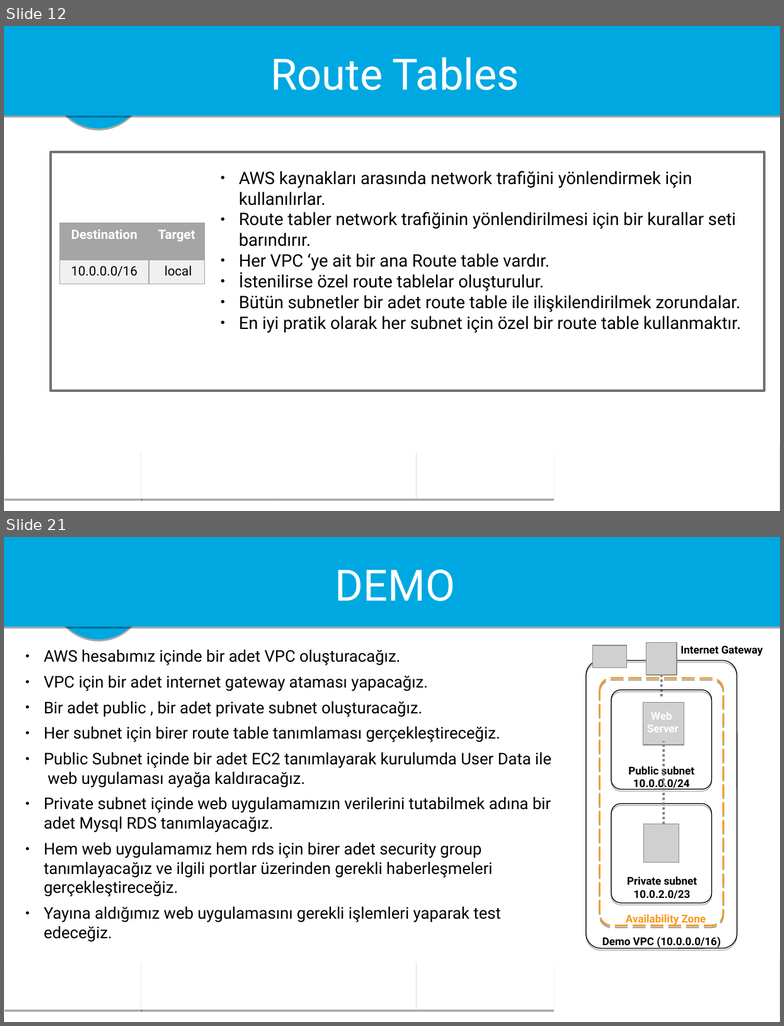
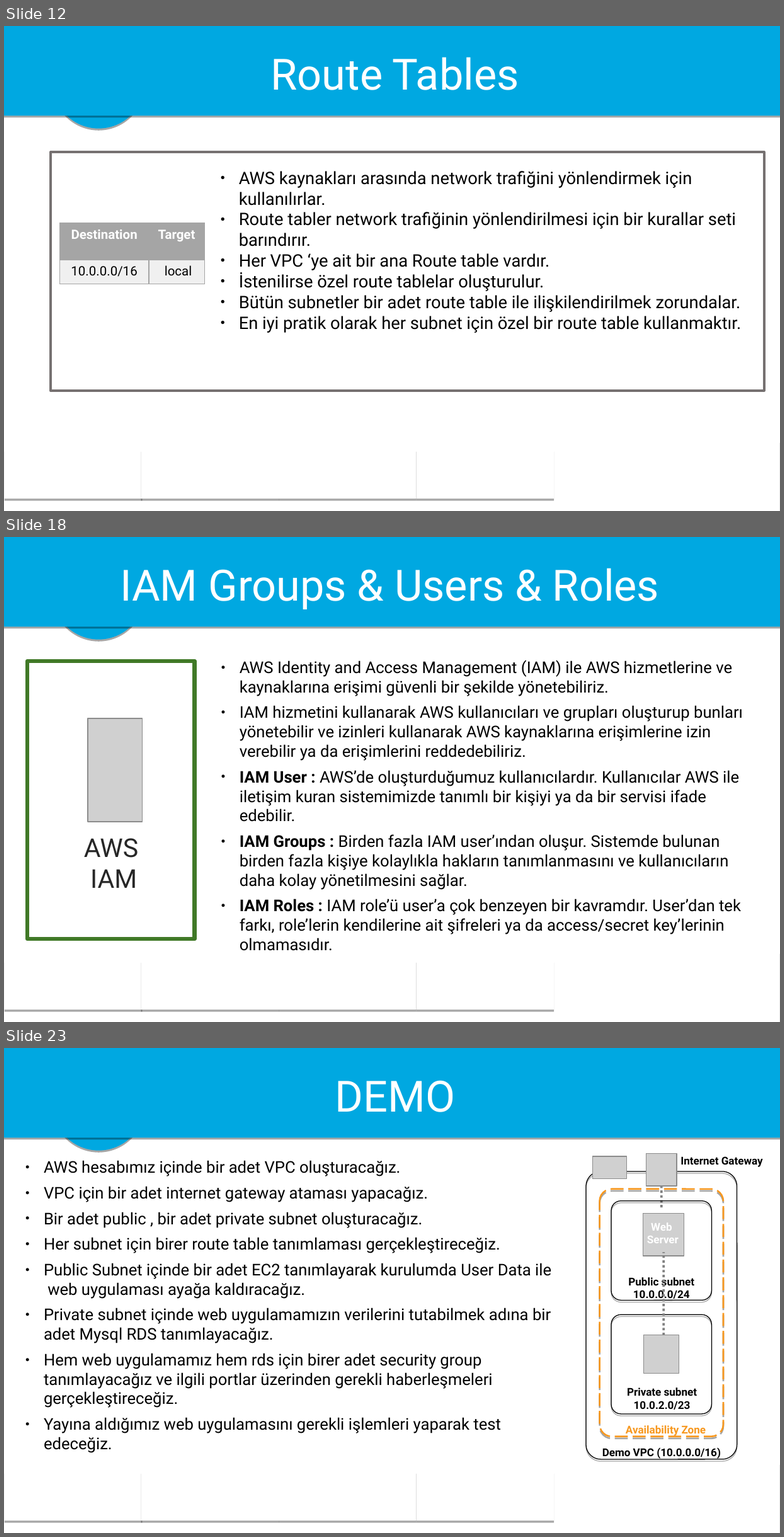
Before and after one commit to naimalpermuhacir/aws-webinar-presentation, a slide deck: creating-a-vpc-and-deploying-a-web-application/creating-a-vpc-and-deploying-a-web-application.pptx. Shown one above the other, each under a label of ours: slides 12 and 21 before the commit, slides 12, 18 and 23 after it; the slides between them are not shown. The pictures are 784x1026 and 784x1537 pixels, drawn with LibreOffice and Linux fonts; fonts in the diff are those of the drawing; grey boxes stand for pictures; background and template pictures are left out. Boxes give left, top, right and bottom in pixels: in the first picture for what was removed or moved away, otherwise in the second. Text is boxed around its words. In the diff, an @@ line names an element or a change of style, - is before the commit and + after.

Commit message:
user data for EC2 added

```diff
--- a/creating-a-vpc-and-deploying-a-web-application/creating-a-vpc-and-deploying-a-web-application.pptx
+++ b/creating-a-vpc-and-deploying-a-web-application/creating-a-vpc-and-deploying-a-web-application.pptx
@@ slide 18 added at box(4, 537, 780, 1022), background #FFFFFF; not listed: 8 template elements that a slide beside it also shows @@
@@ text added at box(120, 568, 659, 609), 40 pt, text #FFFFFF @@
+IAM Groups & Users & Roles
@@ rectangle added at box(27, 661, 195, 939), outline #407927 4 pt @@
@@ text added at box(240, 660, 743, 951), 15 pt, text #000000 @@
+● AWS Identity and Access Management (IAM) ile AWS hizmetlerine ve kaynaklarına erişimi güvenli bir şekilde yönetebiliriz.
+● IAM hizmetini kullanarak AWS kullanıcıları ve grupları oluşturup bunları yönetebilir ve izinleri kullanarak AWS kaynaklarına erişimlerine izin verebilir ya da erişimlerini reddedebiliriz.
+● IAM User : AWS’de oluşturduğumuz kullanıcılardır. Kullanıcılar AWS ile iletişim kuran sistemimizde tanımlı bir kişiyi ya da bir servisi ifade edebilir.
+● IAM Groups : Birden fazla IAM user’ından oluşur. Sistemde bulunan birden fazla kişiye kolaylıkla hakların tanımlanmasını ve kullanıcıların daha kolay yönetilmesini sağlar.
+● IAM Roles : IAM role’ü user’a çok benzeyen bir kavramdır. User’dan tek farkı, role’lerin kendilerine ait şifreleri ya da access/secret key’lerinin olmamasıdır.
@@ picture added at box(88, 718, 142, 822) @@
@@ text added at box(84, 838, 138, 888), 24 pt, text #262626 @@
+AWS
+IAM
@@ what was slide 21 is now slide 23 @@
```
Also in this commit, not shown: 5 slides changed, 1 other slide added, 3 other files.
